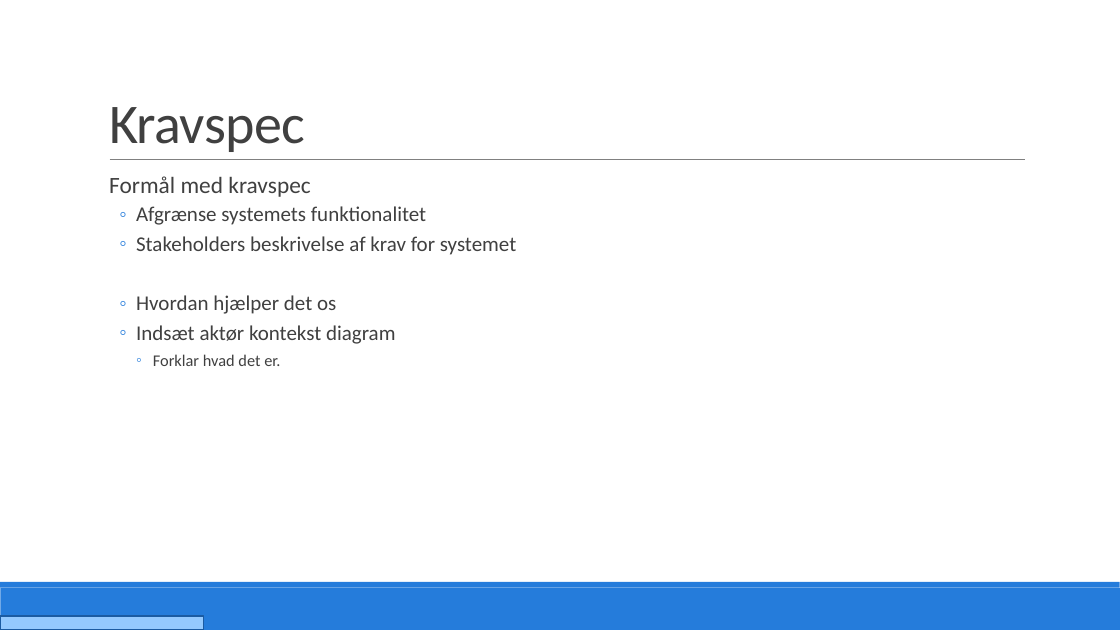
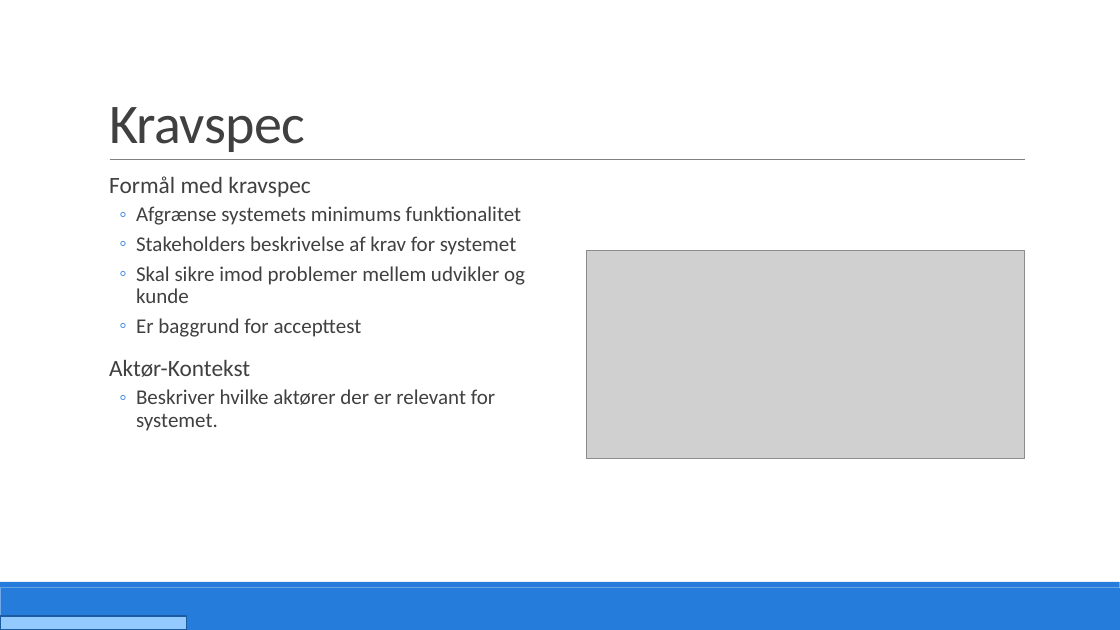
Before and after one commit to PRJ2GR15/Rapport, a slide deck: slide 6 of Fremlæggelse/Fremlæggelse.pptm. Drawn at 1120x630 pixels with LibreOffice and Linux fonts; fonts in the diff are those of the drawing; grey boxes stand for pictures. Boxes give left, top, right and bottom in pixels: in the first picture for what was removed or moved away, otherwise in the second. Text is boxed around its words. In the diff, an @@ line names an element or a change of style, - is before the commit and + after.

```diff
--- a/Fremlæggelse/Fremlæggelse.pptm
+++ b/Fremlæggelse/Fremlæggelse.pptm
@@ text at <box>136,206,521,225</box>: text changed @@
-  ◦ Afgrænse systemets funktionalitet
+  ◦ Afgrænse systemets minimums funktionalitet
@@ text at <box>109,266,525,431</box>: text changed @@
-  ◦ Hvordan hjælper det os
-  ◦ Indsæt aktør kontekst diagram
-    ◦ Forklar hvad det er.
+  ◦ Skal sikre imod problemer mellem udvikler og kunde
+  ◦ Er baggrund for accepttest
+  Aktør-Kontekst
+  ◦ Beskriver hvilke aktører der er relevant for systemet.
@@ picture added at <box>587,250,1025,459</box> @@
@@ rectangle: place and size @@
-rectangle at <box>0,616,203,630</box>
+rectangle at <box>0,616,187,630</box>
```
Also in this commit, not shown: 28 other slides changed, 4 slides added, 1 slide removed.
